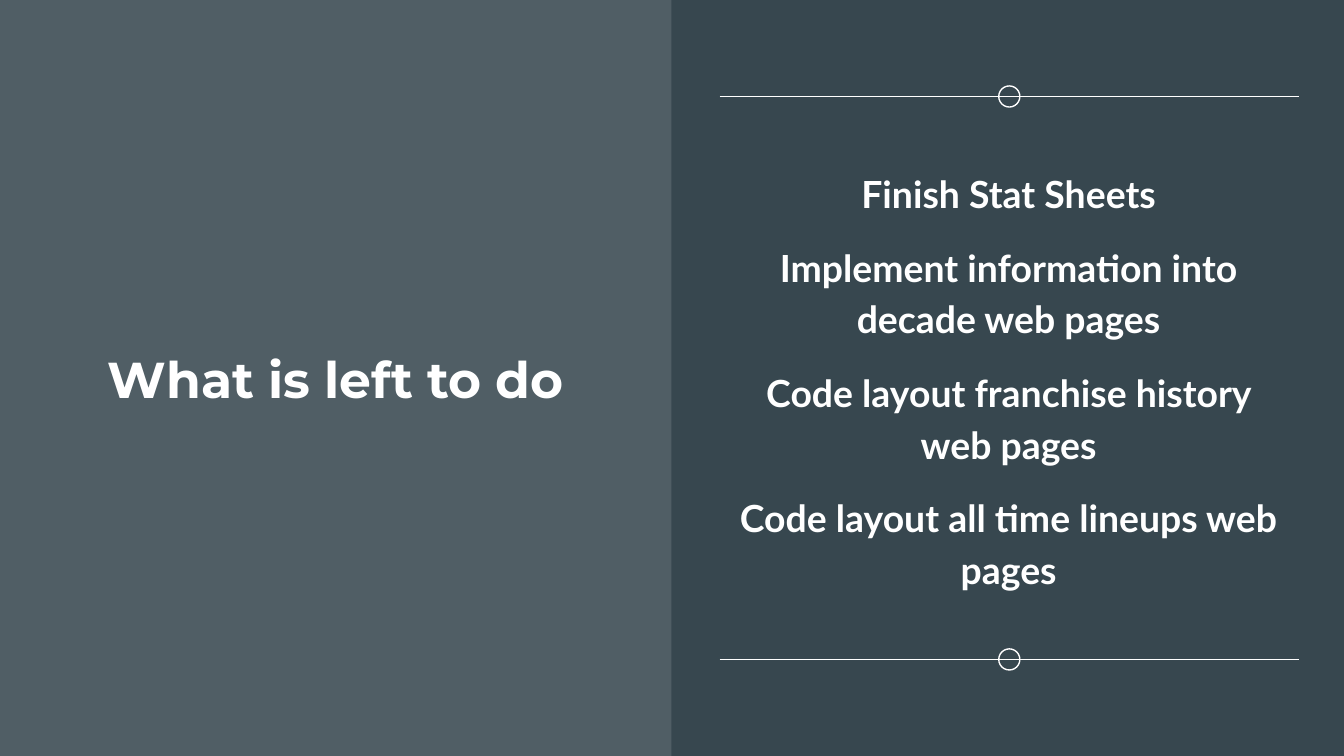
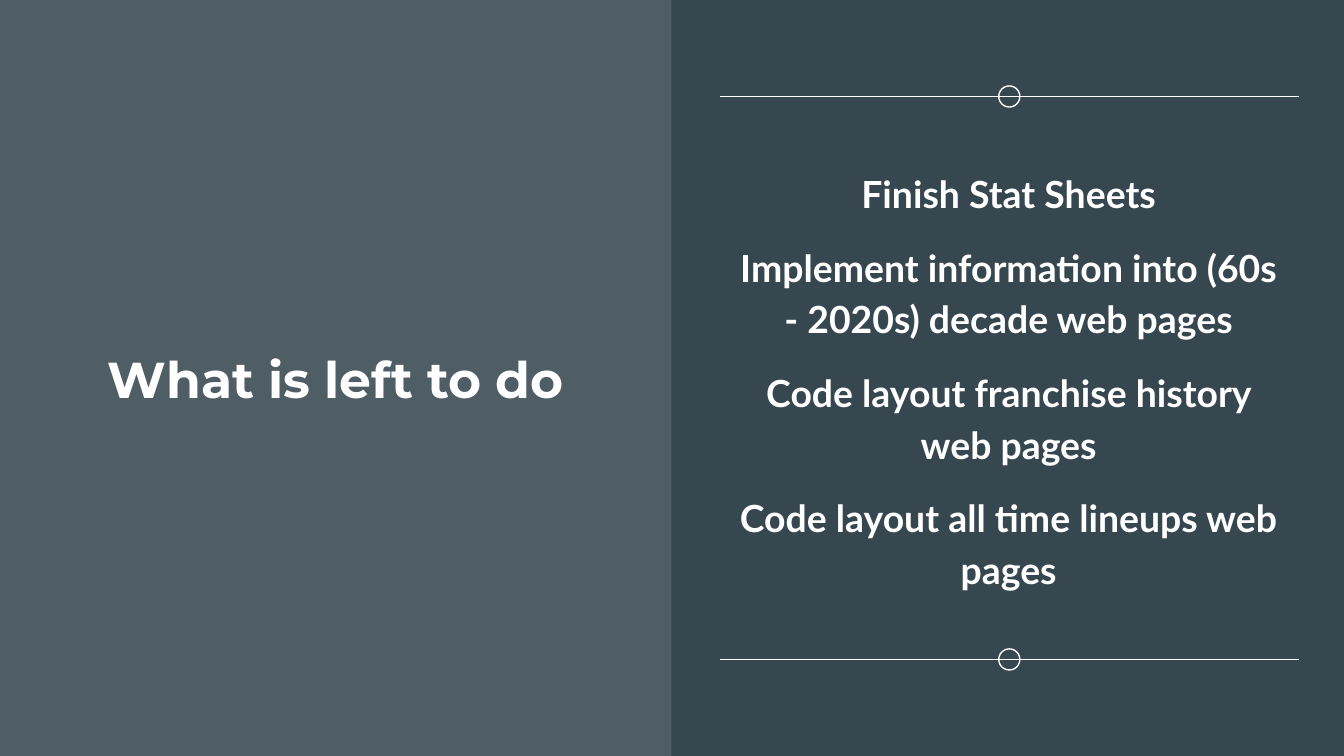
Before and after one commit to UnterLort/EverythingBasketball, a slide deck: slide 20 of documents/Everything_Basketball_progress.pptx (slide 19 before the commit). Drawn at 1344x756 pixels with LibreOffice and Linux fonts; fonts in the diff are those of the drawing. Boxes give left, top, right and bottom in pixels: in the first picture for what was removed or moved away, otherwise in the second. Text is boxed around its words. In the diff, an @@ line names an element or a change of style, - is before the commit and + after.

```diff
--- a/documents/Everything_Basketball_progress.pptx
+++ b/documents/Everything_Basketball_progress.pptx
@@ text at (740,253,1277,340): text changed @@
-Implement information into decade web pages
+Implement information into (60s - 2020s) decade web pages
```
Also in this commit, not shown: 10 other slides changed, 1 slide added, 2 other files.
